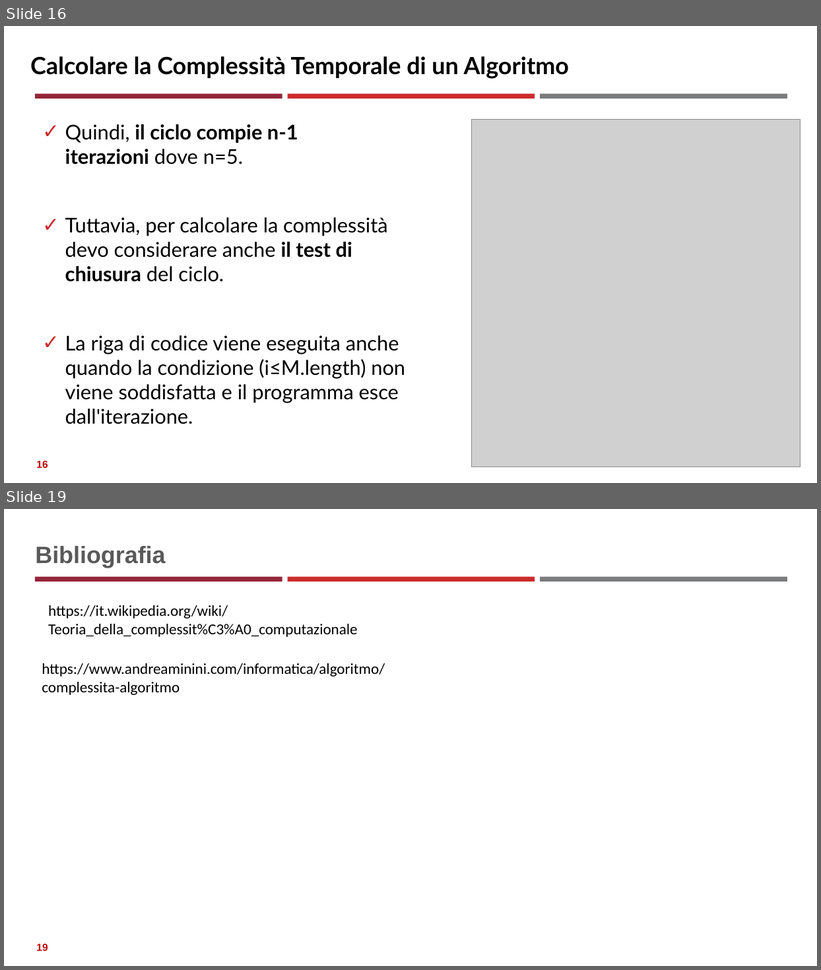
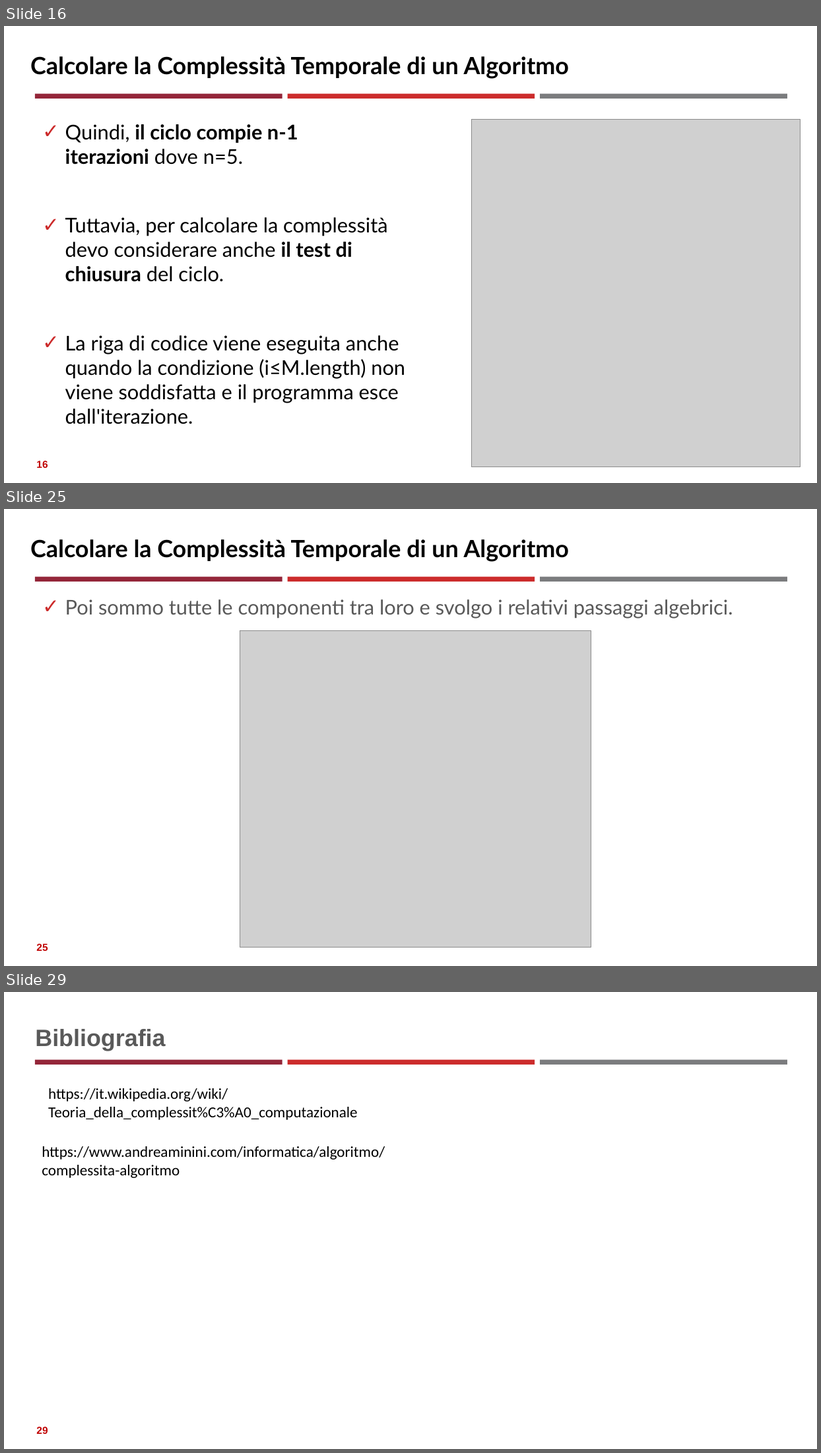
Before and after one commit to neural1977/data_science_interview_material, a slide deck: Assicurazioni/Complessità di algoritmi e problemi_ita.pptx. Shown one above the other, each under a label of ours: slides 16 and 19 before the commit, slides 16, 25 and 29 after it; the slides between them are not shown. The pictures are 821x970 and 821x1453 pixels, drawn with LibreOffice and Linux fonts; fonts in the diff are those of the drawing; grey boxes stand for pictures. Boxes give left, top, right and bottom in pixels: in the first picture for what was removed or moved away, otherwise in the second. Text is boxed around its words. In the diff, an @@ line names an element or a change of style, - is before the commit and + after.

```diff
--- a/Assicurazioni/Complessità di algoritmi e problemi_ita.pptx
+++ b/Assicurazioni/Complessità di algoritmi e problemi_ita.pptx
@@ slide 25 added at (4, 509, 817, 966), background #FFFFFF; not listed: 3 template elements that a slide beside it also shows @@
@@ text added at (30, 539, 570, 562), 28 pt, text #000000, bold @@
+Calcolare la Complessità Temporale di un Algoritmo
@@ text added at (65, 599, 733, 619), 24 pt, text #595959 @@
+✓ Poi sommo tutte le componenti tra loro e svolgo i relativi passaggi algebrici.
@@ picture added at (240, 630, 591, 948) @@
@@ page number added at (36, 944, 48, 951), 12 pt, text #C00000, bold @@
+25
@@ what was slide 19 is now slide 29 @@
@@ page number at (36, 1427, 48, 1434): text changed @@
-19
+29
```
Also in this commit, not shown: 1 slide changed, 9 other slides added, 4 other files.
